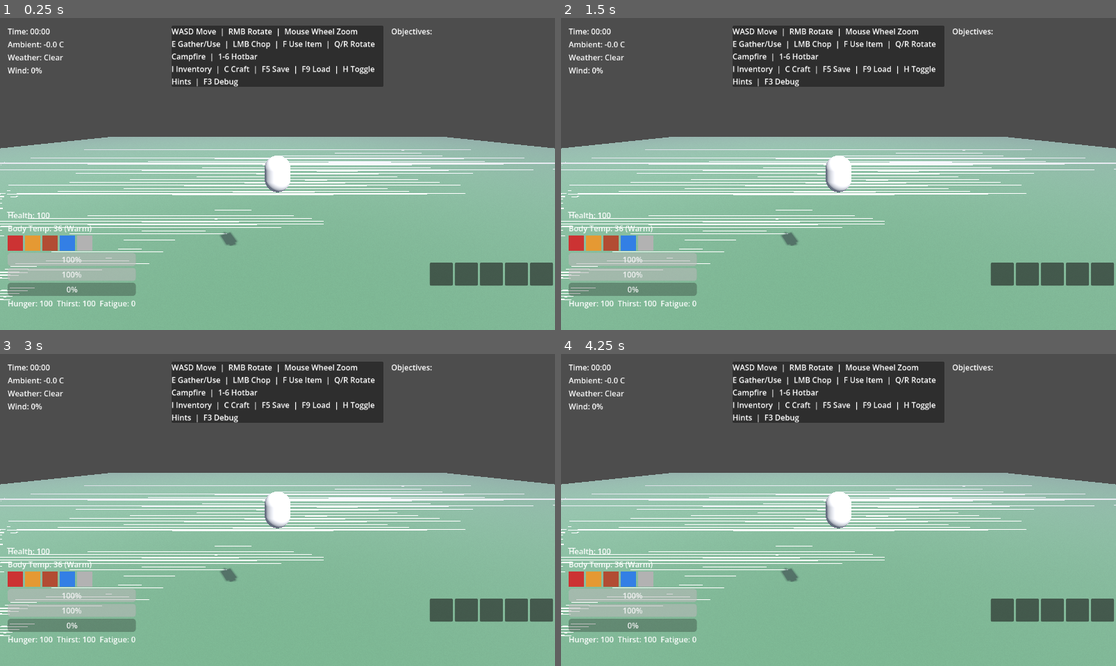
Above: before the commit, frames 1-4 (two rows, left to right).
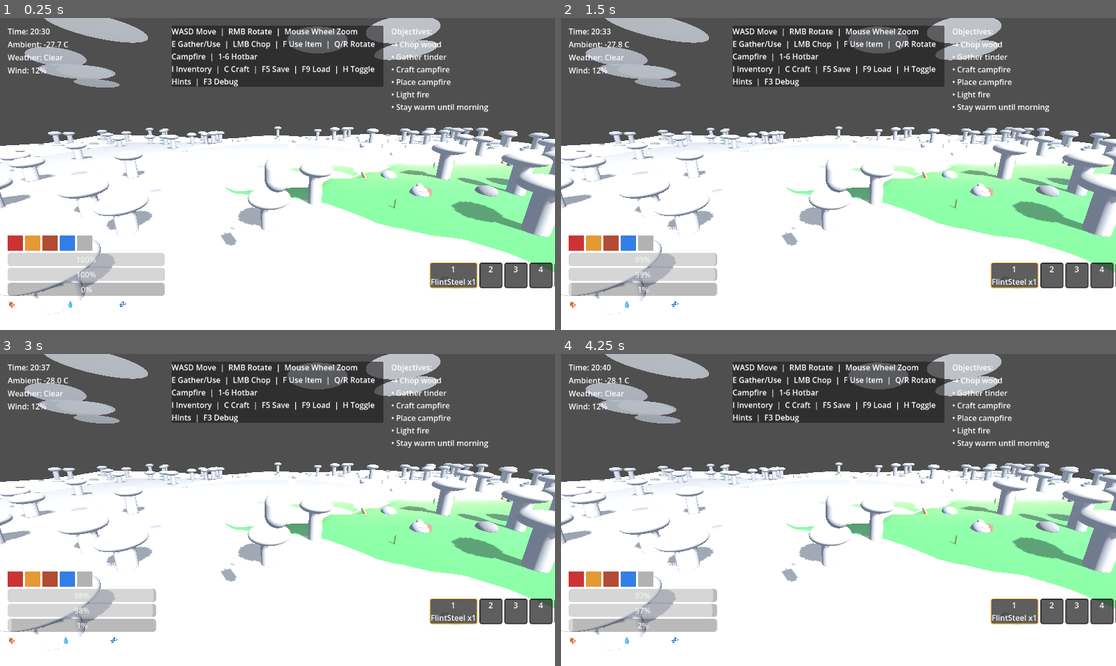
Above: after the commit, the same moments.

Repository: DrDerws/game-wtf
Game: Godot game, scene res://scenes/Bootstrap.tscn
Same seed, same stepped clock (60 frames per second), same inputs: the game is played once before the commit and once after it.
Inputs (mouse positions are in pixels of both pictures, inside the frame that each line leads up to):
- Up to frame 1 (0.25 s): no input
- Up to frame 2 (1.5 s): tap Enter at 0.5 s; move the mouse to (960, 158) at 0.52 s; click (960, 158) at 0.67 s; tap Space at 1.25 s; move the mouse to (727, 189) at 1.27 s; click (727, 189) at 1.42 s
- Up to frame 3 (3 s): tap Enter at 2 s; move the mouse to (333, 441) at 2.02 s; click (333, 441) at 2.17 s; tap Space at 2.75 s; move the mouse to (249, 572) at 2.77 s; click (249, 572) at 2.92 s
- Up to frame 4 (4.25 s): tap Enter at 3.5 s; move the mouse to (1005, 556) at 3.52 s; click (1005, 556) at 3.67 s

The runs differ from the first frame. In frame 1, 62% of the frame differs, in the area x 0-100%, y 0-100%; in frame 2, 62%; in frame 3, 62%; in frame 4, 62%.
Error before the commit: Parse Error: Unexpected identifier "dwa" in class body. (res://scripts/Game.gd:835)
Error after the commit: Invalid assignment of property or key 'cell_size' with value of type 'float' on a base object of type 'HeightMapShape3D'. (res://scripts/Game.gd:835)

Commit message:
Fix stray token in terrain setup

Diff:
--- a/game-project/scripts/Game.gd
+++ b/game-project/scripts/Game.gd
@@ -832,7 +832,7 @@
 	shape.map_width = terrain_resolution + 1
 	shape.map_depth = terrain_resolution + 1
 	shape.map_data = heights
-dwa	shape.cell_size = step
+	shape.cell_size = step
 	ground_collision.shape = shape
 
 func _make_terrain_material() -> ShaderMaterial:
